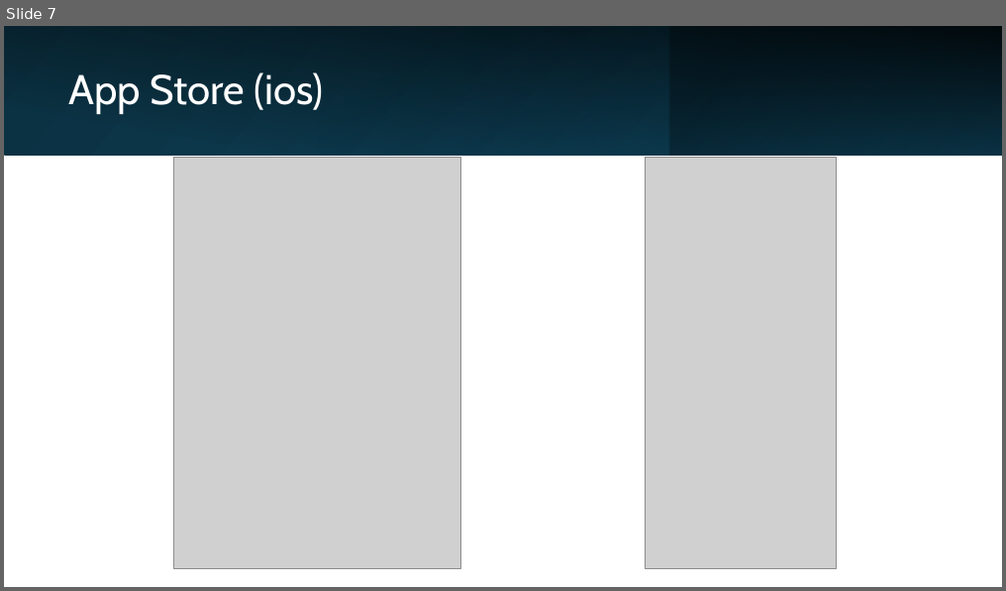
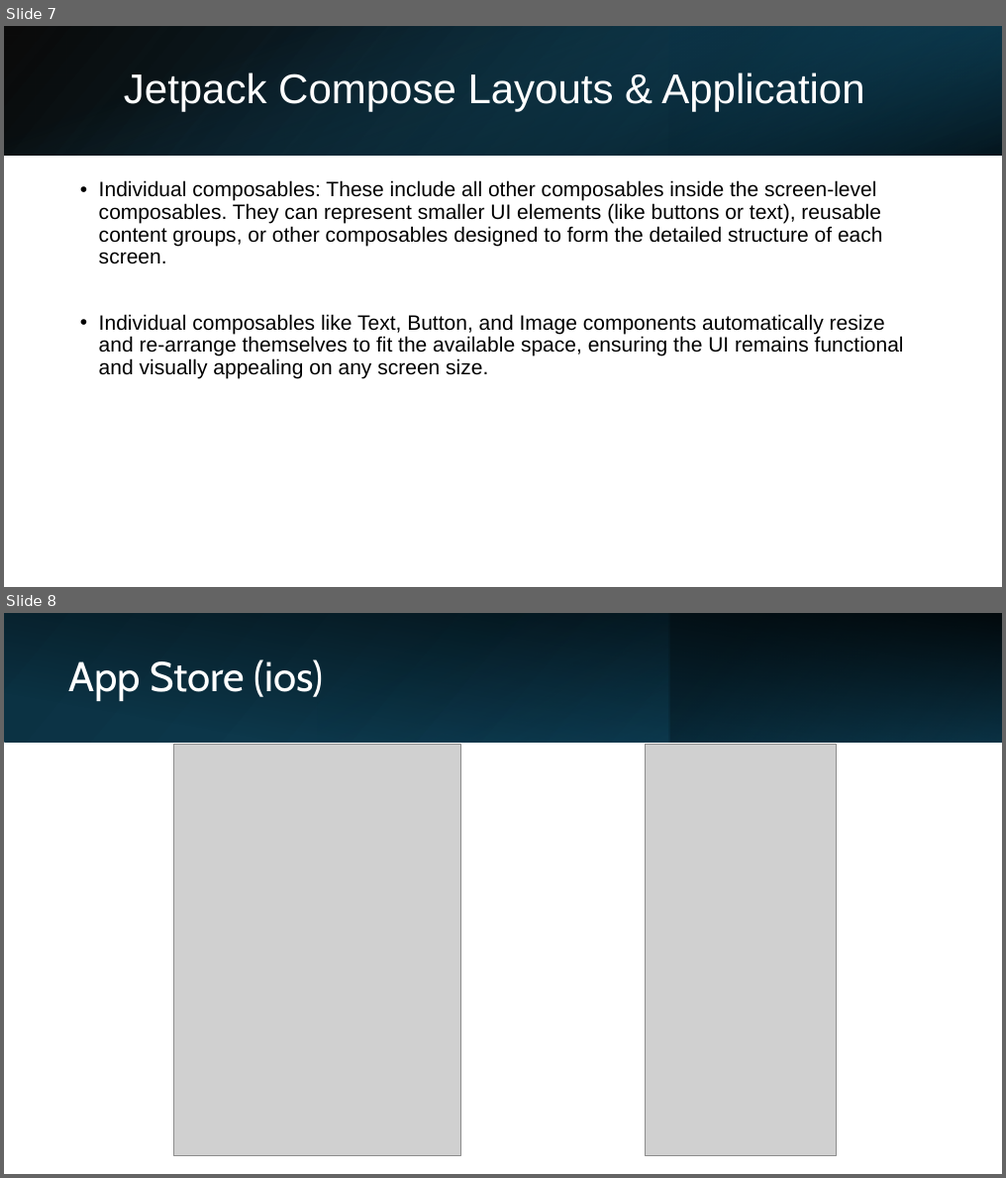
Before and after one commit to FrankLi3/CS501-Responsive-Design, a slide deck: Presentation1.pptx. Shown one above the other, each under a label of ours: slide 7 before the commit, slides 7 and 8 after it. The pictures are 1006x591 and 1006x1178 pixels, drawn with LibreOffice and Linux fonts; fonts in the diff are those of the drawing; grey boxes stand for pictures. Boxes give left, top, right and bottom in pixels: in the first picture for what was removed or moved away, otherwise in the second. Text is boxed around its words. In the diff, an @@ line names an element or a change of style, - is before the commit and + after.

```diff
--- a/Presentation1.pptx
+++ b/Presentation1.pptx
@@ slide 7 added at <box>4,26,1002,587</box>, background #FFFFFF @@
@@ rectangle added at <box>4,26,1002,155</box>, fill gradient #000000 to #104862 @@
@@ rectangle added at <box>4,26,1002,155</box>, fill gradient #156082 to #000000 @@
@@ rectangle added at <box>669,26,1002,155</box>, fill gradient #0B3041 to #156082 @@
@@ title added at <box>124,73,864,112</box>, 40 pt, text #FFFFFF @@
+Jetpack Compose Layouts & Application
@@ text added at <box>99,180,904,379</box>, 20 pt, text #000000 @@
+• Individual composables: These include all other composables inside the screen-level composables. They can represent smaller UI elements (like buttons or text), reusable content groups, or other composables designed to form the detailed structure of each screen.
+• Individual composables like Text, Button, and Image components automatically resize and re-arrange themselves to fit the available space, ensuring the UI remains functional and visually appealing on any screen size.
@@ what was slide 7 is now slide 8 @@
```
Also in this commit, not shown: 2 slides changed, 1 other slide added.
